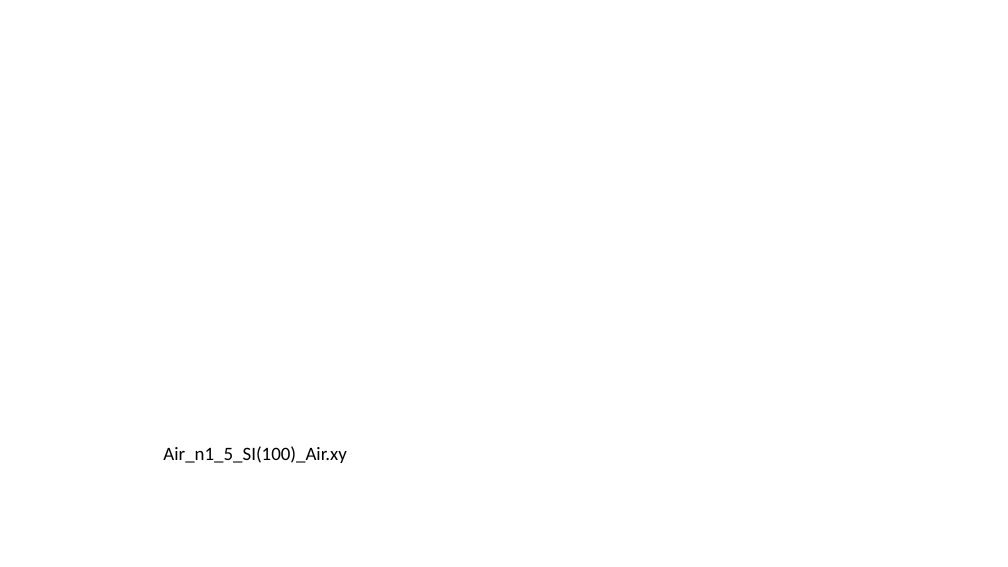
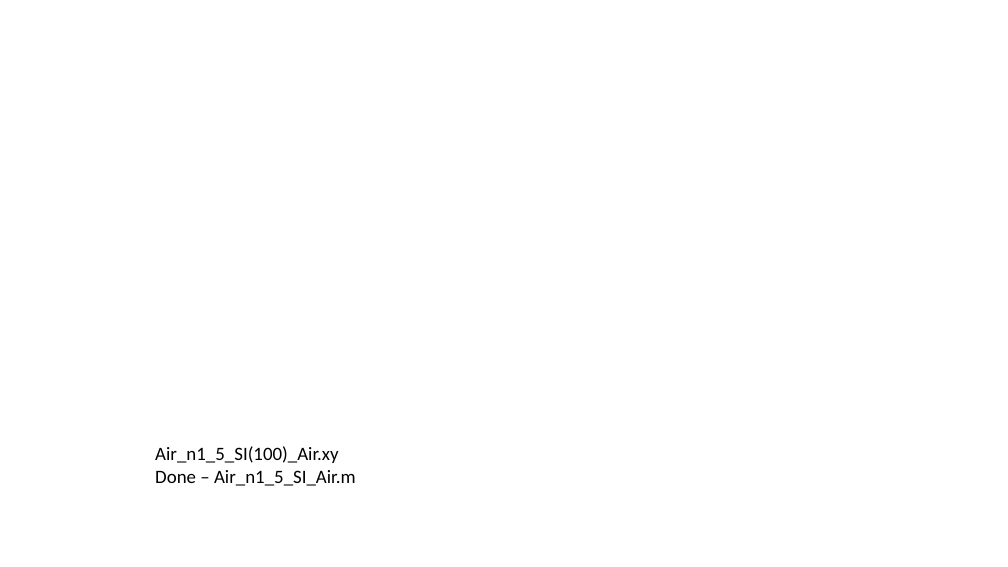
Before and after one commit to Cosinus0/MasterThesis, a slide deck: slide 3 of Thesis/matlab_code/Simulation_files_and_curves.pptx. Drawn at 1008x567 pixels with LibreOffice and Linux fonts; fonts in the diff are those of the drawing; background and template pictures are left out. Boxes give left, top, right and bottom in pixels: in the first picture for what was removed or moved away, otherwise in the second. Text is boxed around its words. In the diff, an @@ line names an element or a change of style, - is before the commit and + after.

```diff
--- a/Thesis/matlab_code/Simulation_files_and_curves.pptx
+++ b/Thesis/matlab_code/Simulation_files_and_curves.pptx
@@ text "Air_n1_5_SI(100)_Air.xy": place and size @@
-text "Air_n1_5_SI(100)_Air.xy" at bbox=[163, 446, 346, 463]
+text "Air_n1_5_SI(100)_Air.xy" at bbox=[155, 446, 356, 486]
@@ text at bbox=[155, 470, 356, 486]: paragraph added @@
+Done – Air_n1_5_SI_Air.m
```
Also in this commit, not shown: 2 other slides changed, 1 slide added, 6 other files.
